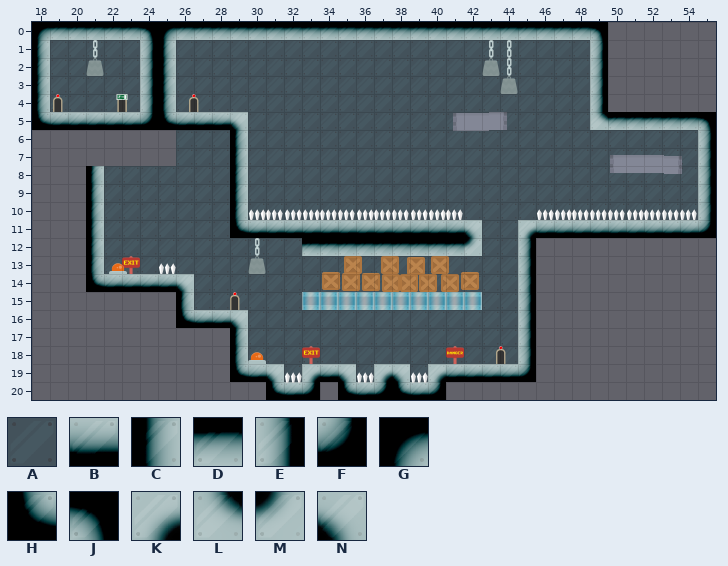
Tiled map (JSON) -- assets/levels/level5.json. That is the earlier state.
Cells are 70x70 px. Shown: x 18..55, y 0..20.
Key: from "gradiented": A 1, B 2, C 3, D 4, E 5, F 6, G 7, H 8, J 9, K 10, L 11, M 12, N 13.
_ is an empty cell, # one hidden under a higher layer.
Layers that did not change in this view are not listed.
Layer "Background" before, first column x 18:
 0 _________________##########___________
 1 _AAAAA__AAAAAAAAAAAAAAAAAAAAAAA_______
 2 _AAAAA__AAAAAAAAAAAAAAAAAAAAAAA_______
 3 _AAAAA__AAAAAAAAAAAAAAAAAAAAAAA_______
 4 _AAAAA__AAAAAAAAAAAAAAAAAAAAAAA_______
 5 ________####AAAAAAAAAAAAAAAAAAA_______
 6 ________AAA#AAAAAAAAAAAAAAAAAAAAAAAAA#
 7 ________AAA#AAAAAAAAAAAAAAAAAAAAAAAAA_
 8 ____AAAAAAA#AAAAAAAAAAAAAAAAAAAAAAAAA_
 9 ____AAAAAAA#AAAAAAAAAAAAAAAAAAAAAAAAA_
10 ____AAAAAAA#AAAAAAAAAAAAAAAAAAAAAAAAA_
11 ____AAAAAAA##############AA___________
12 ____AAAAAAAAAAA##########AA___________
13 ____AAAAAAAAAAAAAAAAAAAAAAA___________
14 ________#AAAAAAAAAAAAAAAAAA___________
15 ________#AAAAAAAAAAAAAAAAAA___________
16 ____________AAAAAAAAAAAAAAA___________
17 ____________AAAAAAAAAAAAAAA___________
Layer "Walls" before, first column x 18:
 0 GDDDDDJGDDDDDDDDDDDDD
 1 C_____EC_____________
 2 C_____EC_____________
 3 C_____EC_____________
 4 C_____EC_____________
 5 HBBBBBFHBBBN_________
 6 ___________C_________
 7 ___________C_________
 8 ___C_______C_________
 9 ___C_______C_________
10 ___C_______C_________
11 ___C_______HBBBBBBBBB
12 ___C___________DDDDDD
13 ___C_________________
14 ___HBBBBN____________
15 ________C____________
16 ________HBBN_________
17 ___________C_________
18 ___________C_________
19 ___________HBN_KBN_KN
After:
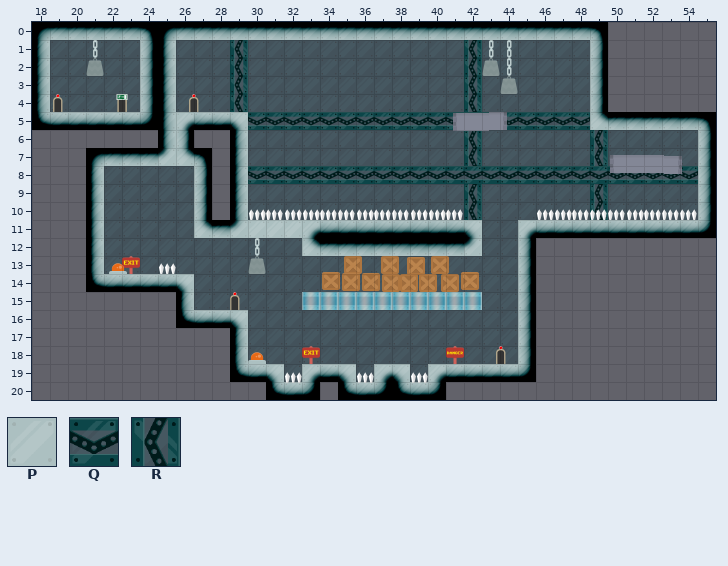
Further tiles: from "gradiented": P 0, Q 14, R 15.
Edits made:
Changed rows in their new state; . is an unchanged cell.
Layer "Background":
first column x 26:
 1 ...R............R............
 2 ...R............R............
 3 ...R............R............
 4 ...R............R............
 5 ....QQQQQQQQQQQQQQQQQQQ......
 6 ___.............R......R.....
 7 .._.............R......R.....
 8 .._.QQQQQQQQQQQQQQQQQQQQQQQQQ
 9 .._.............R......R.....
10 .._.............R......R.....
Layer "Walls":
first column x 21:
 5 ....CK.......
 6 ....CE.......
 7 GDDDMLJ......
 8 ......E......
 9 ......E......
10 ......E......
11 ......LDMPPPK
12 ............L
